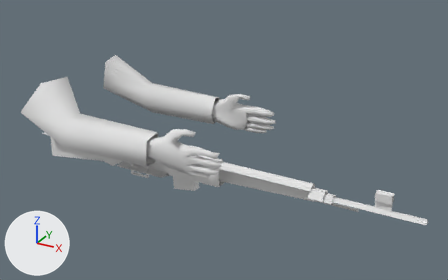
An edit to the Blender file source/models/weapons/gewehr/v_gewehr/mesh.blend, drawn before and after from the same camera.
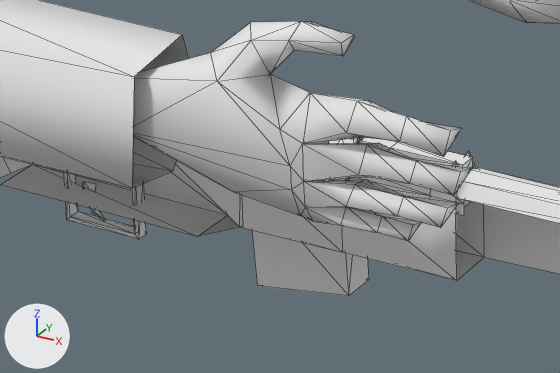
Each version appears first whole from a 50 mm lens placed at (92.5, -110.6, 52.4), pointed at (30.4, 2.4, -4.0), and next in a close-up on the part from 26% to 54% of the width and 44% to 74% of the height. The lights are fixed; the arrows at lower left show +X, +Y and +Z. The close-ups show mesh edges as thin lines.

Objects in the first close-up: 'nzp_hands.ms3d.mo'.
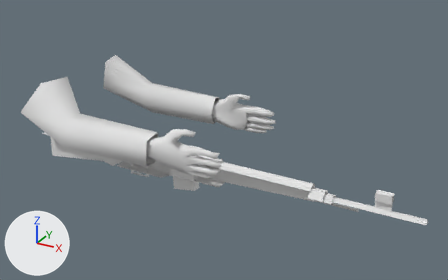
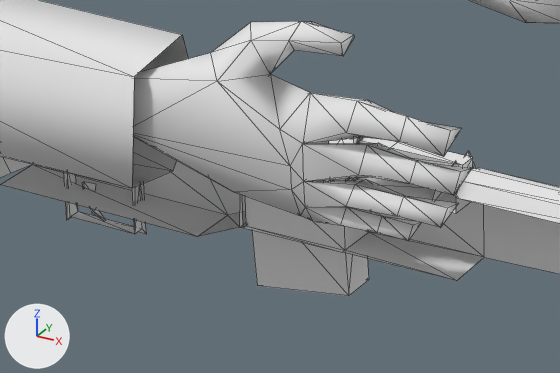
Boxes (x1, y1, x2, y2) around the edits, measured in the close-ups (560 x 373 px):
part 1 of me_nzp_hands_ms3d_m, deleted: before (67, 161, 465, 281)

Edits to the bpy script that builds the scene:
```text
Change me_nzp_hands_ms3d_m:
    used by ob_nzp_hands_ms3d_mo; parent = ob_nzp_hands_ms3d_eo; location = (4.962, 5.246, 1.157); rotation_euler = (-0.00413, -0.000901, -0.000282), in degrees (-0.2, -0.1, -0)
    remove me_nzp_hands_ms3d_m.from_pydata(...)  # 547 vertices, 834 faces, 1 loose edge; spans x -27.7..67.0, y -18.9..18.9, z -13.7..9.5
    add me_nzp_hands_ms3d_m.from_pydata(...)  # 515 vertices, 769 faces, 1 loose edge; spans x -27.7..67.0, y -18.9..18.9, z -13.7..9.5
    me_nzp_hands_ms3d_m part 1
    15 vertices are removed from x 3.3..23.7, y -8.3..-7.0, z -12.1..-3.5
    42 faces are deleted
```
